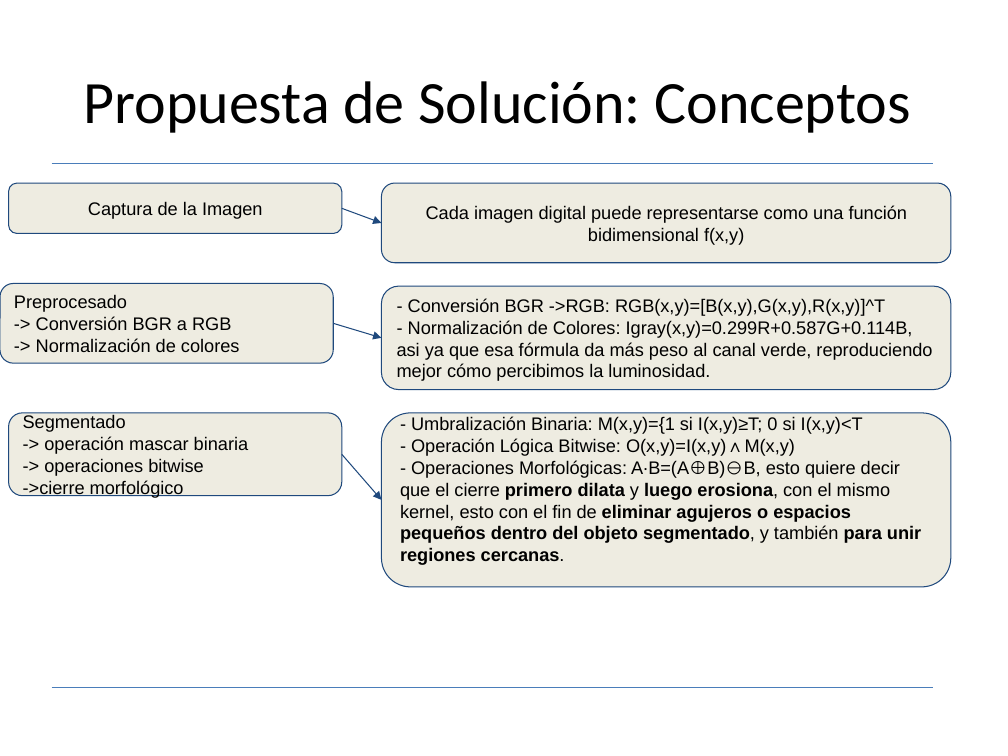
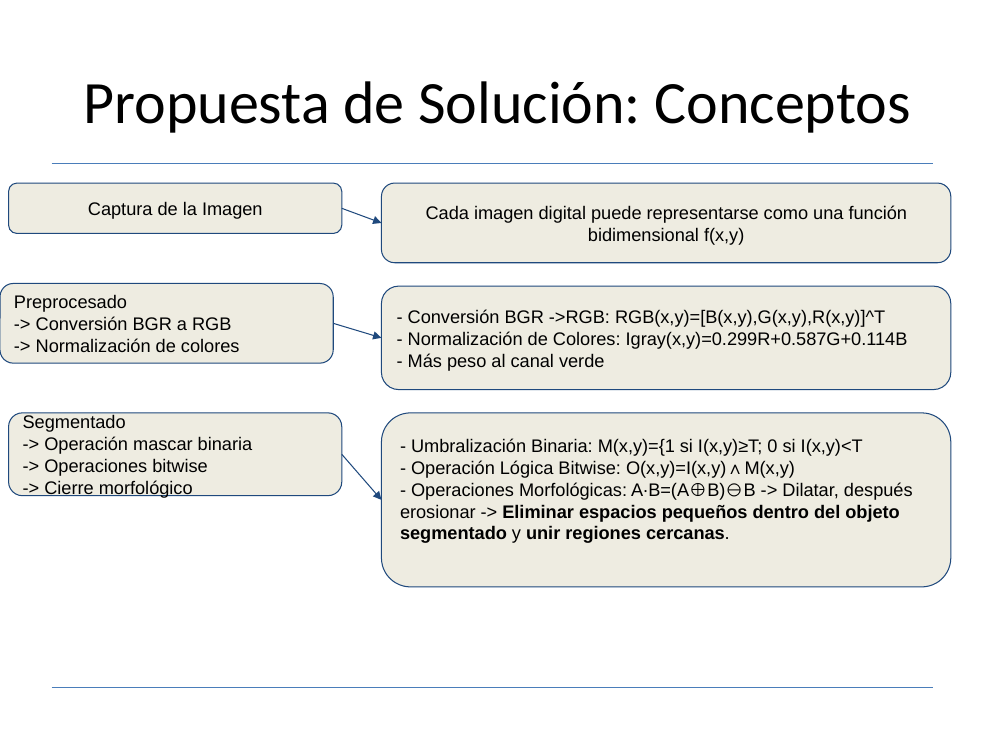
Before and after one commit to GenCabMon/galaxyGuardian, a slide deck: slide 5 of PDI_ExpoJuego.pptx. Drawn at 1008x756 pixels with LibreOffice and Linux fonts; fonts in the diff are those of the drawing. Boxes give left, top, right and bottom in pixels: in the first picture for what was removed or moved away, otherwise in the second. Text is boxed around its words. In the diff, an @@ line names an element or a change of style, - is before the commit and + after.

```diff
--- a/PDI_ExpoJuego.pptx
+++ b/PDI_ExpoJuego.pptx
@@ text in rounded rectangle at <box>408,331,908,371</box>: text changed @@
-- Normalización de Colores: Igray(x,y)=0.299R+0.587G+0.114B, asi ya que esa fórmula da más peso al canal verde, reproduciendo mejor cómo percibimos la luminosidad.
+- Normalización de Colores: Igray(x,y)=0.299R+0.587G+0.114B
+- Más peso al canal verde
@@ text in rounded rectangle at <box>44,436,253,498</box>: text changed @@
--> operación mascar binaria
--> operaciones bitwise
-->cierre morfológico
+-> Operación mascar binaria
+-> Operaciones bitwise
+-> Cierre morfológico
@@ text in rounded rectangle at <box>400,482,913,543</box>: text changed @@
-- Operaciones Morfológicas: A∙B=(A⊕B)⊖B, esto quiere decir que el cierre primero dilata y luego erosiona, con el mismo kernel, esto con el fin de eliminar agujeros o espacios pequeños dentro del objeto segmentado, y también para unir regiones cercanas.
+- Operaciones Morfológicas: A∙B=(A⊕B)⊖B -> Dilatar, después erosionar -> Eliminar espacios pequeños dentro del objeto segmentado y unir regiones cercanas.
```
Also in this commit, not shown: 5 other slides changed, 2 other files.
